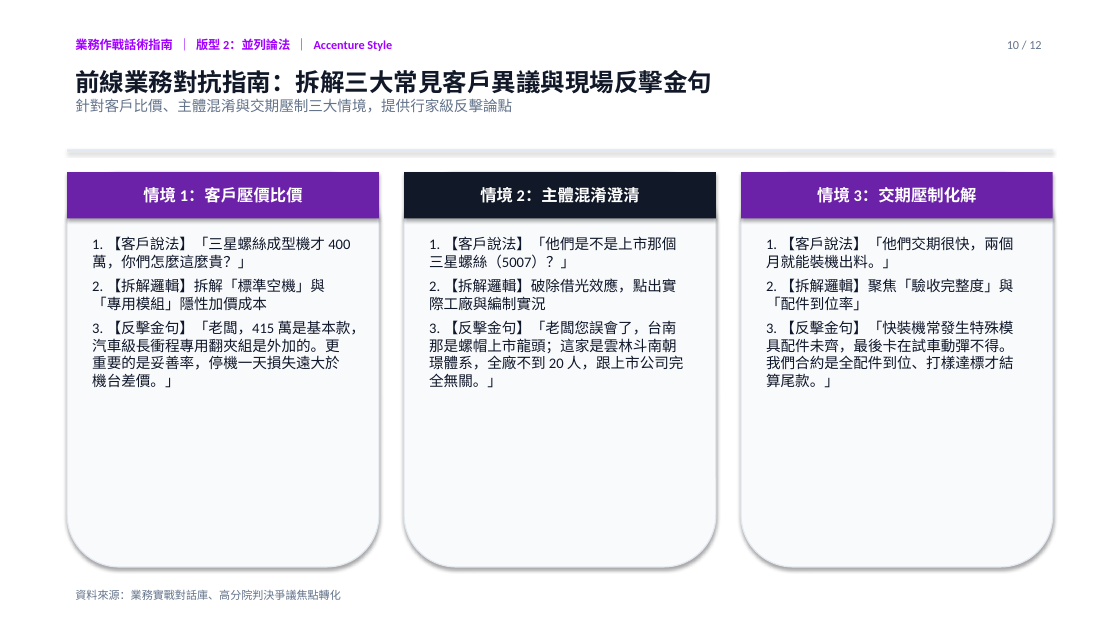
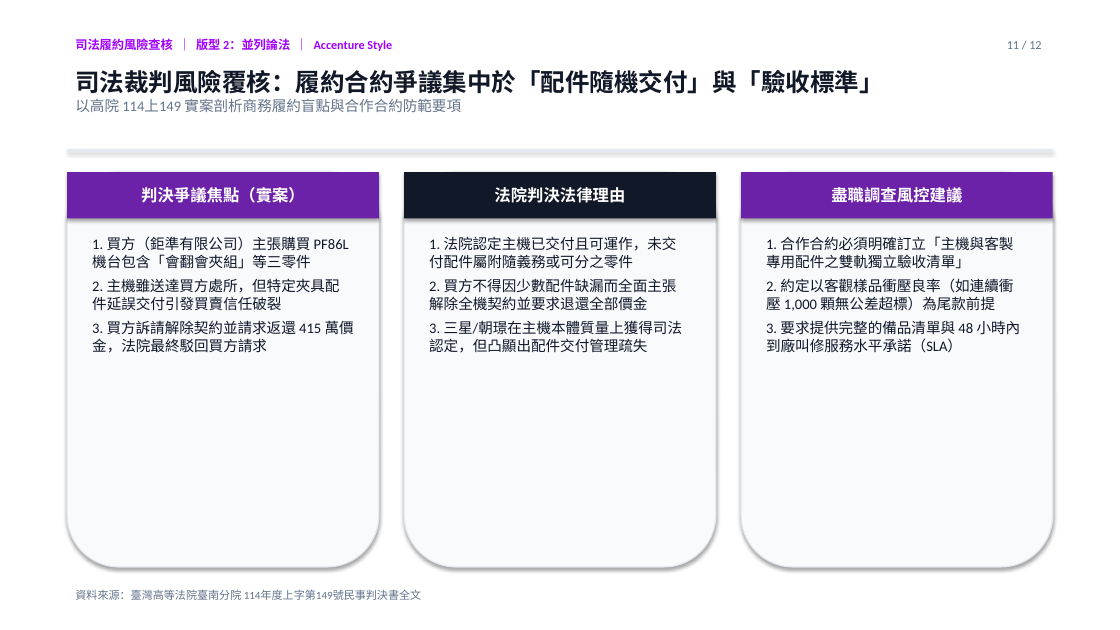
Before and after one commit to davidyeh51/bd-intel-portal, a slide deck: slide 11 of sansing_consulting_deck.pptx (slide 10 before the commit). Drawn at 1120x630 pixels with LibreOffice and Linux fonts; fonts in the diff are those of the drawing. Boxes give left, top, right and bottom in pixels: in the first picture for what was removed or moved away, otherwise in the second. Text is boxed around its words. In the diff, an @@ line names an element or a change of style, - is before the commit and + after.

```diff
--- a/sansing_consulting_deck.pptx
+++ b/sansing_consulting_deck.pptx
@@ text at (75,37,392,54): text changed @@
-業務作戰話術指南 ｜ 版型 2：並列論法 ｜ Accenture Style
+司法履約風險查核 ｜ 版型 2：並列論法 ｜ Accenture Style
@@ text at (1007,41,1041,49): text changed @@
-10 / 12
+11 / 12
@@ text at (75,70,883,112): text changed; size 12.5 to 21 pt; text colour #64748B to #111827; bold on @@
-前線業務對抗指南：拆解三大常見客戶異議與現場反擊金句
-針對客戶比價、主體混淆與交期壓制三大情境，提供行家級反擊論點
+司法裁判風險覆核：履約合約爭議集中於「配件隨機交付」與「驗收標準」
+以高院 114上149 實案剖析商務履約盲點與合作合約防範要項
@@ text in rectangle at (141,187,305,203): text changed @@
-情境 1：客戶壓價比價
+判決爭議焦點（實案）
@@ text in rectangle at (494,187,625,203): text changed @@
-情境 2：主體混淆澄清
+法院判決法律理由
@@ text in rectangle at (831,185,962,207): text changed @@
-情境 3：交期壓制化解
+盡職調查風控建議
@@ text at (92,236,354,353): text changed @@
-1. 【客戶說法】「三星螺絲成型機才 400 萬，你們怎麼這麼貴？」
-2. 【拆解邏輯】拆解「標準空機」與「專用模組」隱性加價成本
-3. 【反擊金句】「老闆，415 萬是基本款，汽車級長衝程專用翻夾組是外加的。更重要的是妥善率，停機一天損失遠大於機台差價。」
+1. 買方（鉅準有限公司）主張購買 PF86L 機台包含「會翻會夾組」等三零件
+2. 主機雖送達買方處所，但特定夾具配件延誤交付引發買賣信任破裂
+3. 買方訴請解除契約並請求返還 415 萬價金，法院最終駁回買方請求
@@ text at (429,236,683,353): text changed @@
-1. 【客戶說法】「他們是不是上市那個三星螺絲（5007）？」
-2. 【拆解邏輯】破除借光效應，點出實際工廠與編制實況
-3. 【反擊金句】「老闆您誤會了，台南那是螺帽上市龍頭；這家是雲林斗南朝璟體系，全廠不到 20 人，跟上市公司完全無關。」
+1. 法院認定主機已交付且可運作，未交付配件屬附隨義務或可分之零件
+2. 買方不得因少數配件缺漏而全面主張解除全機契約並要求退還全部價金
+3. 三星/朝璟在主機本體質量上獲得司法認定，但凸顯出配件交付管理疏失
@@ text at (766,236,1021,353): text changed @@
-1. 【客戶說法】「他們交期很快，兩個月就能裝機出料。」
-2. 【拆解邏輯】聚焦「驗收完整度」與「配件到位率」
-3. 【反擊金句】「快裝機常發生特殊模具配件未齊，最後卡在試車動彈不得。我們合約是全配件到位、打樣達標才結算尾款。」
+1. 合作合約必須明確訂立「主機與客製專用配件之雙軌獨立驗收清單」
+2. 約定以客觀樣品衝壓良率（如連續衝壓 1,000 顆無公差超標）為尾款前提
+3. 要求提供完整的備品清單與 48 小時內到廠叫修服務水平承諾（SLA）
@@ text at (75,589,421,600): text changed @@
-資料來源：業務實戰對話庫、高分院判決爭議焦點轉化
+資料來源：臺灣高等法院臺南分院 114年度上字第149號民事判決書全文
```
Also in this commit, not shown: 10 other slides changed, 1 slide added, 1 slide removed, 3 other files.
